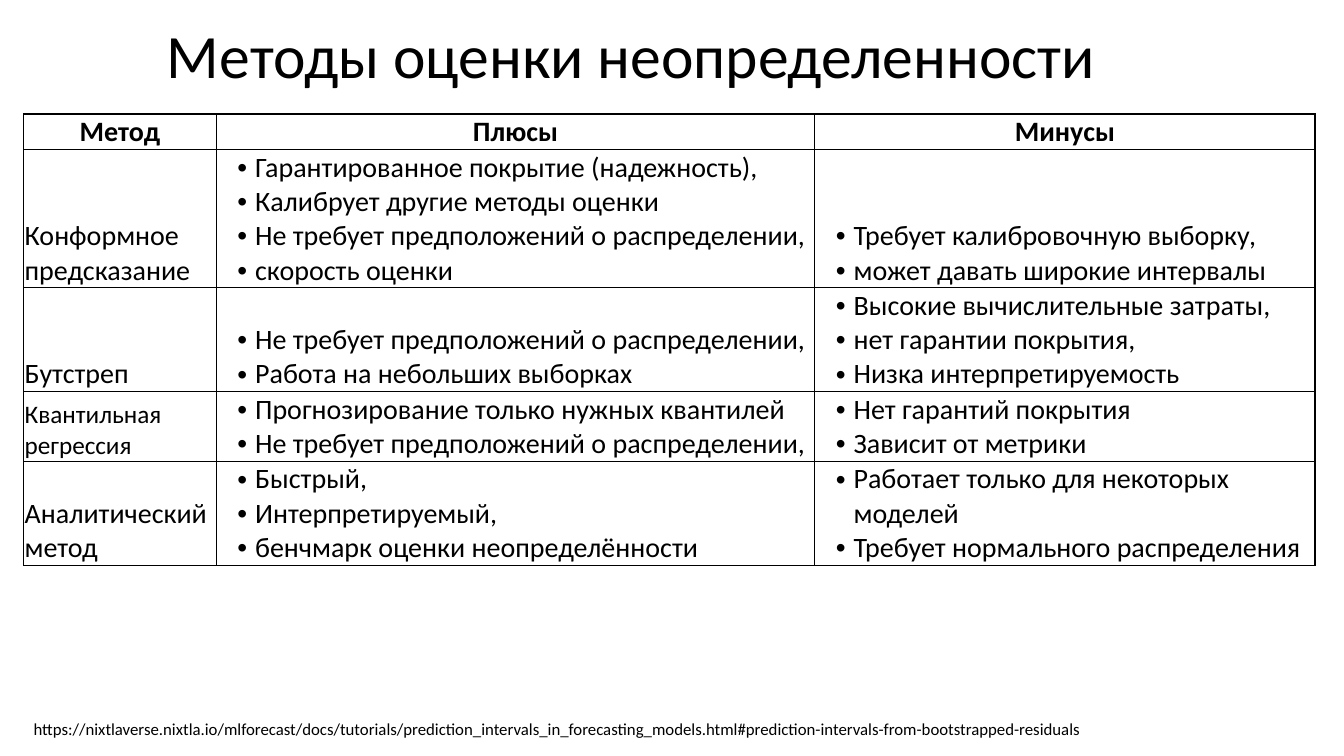
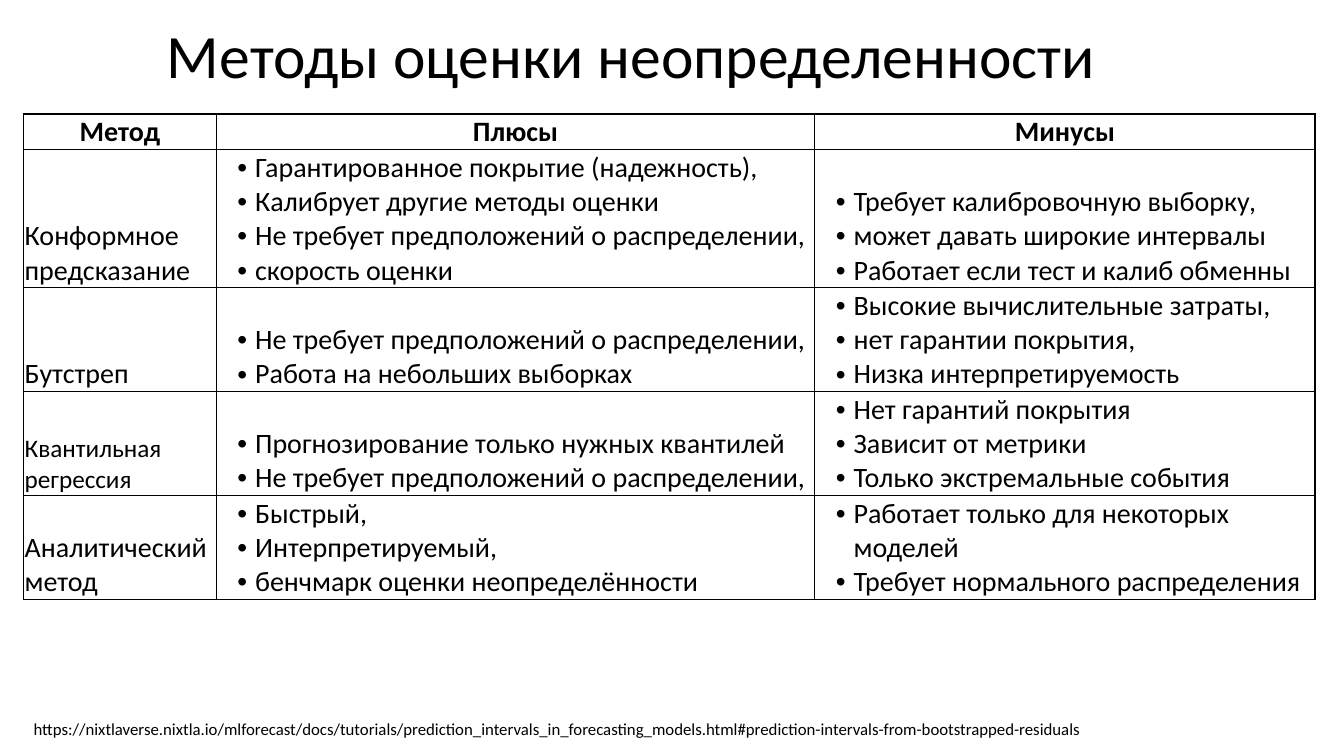
Before and after one commit to MVRonkin/TimeSeriesCourse, a slide deck: slide 21 of 2026/LEC/05-2 Оценка надежности предсказаний ВР.pptx (slide 20 before the commit). Drawn at 1344x756 pixels with LibreOffice and Linux fonts; fonts in the diff are those of the drawing. Boxes give left, top, right and bottom in pixels: in the first picture for what was removed or moved away, otherwise in the second. Text is boxed around its words. In the diff, an @@ line names an element or a change of style, - is before the commit and + after.

```diff
--- a/2026/LEC/05-2 Оценка надежности предсказаний ВР.pptx
+++ b/2026/LEC/05-2 Оценка надежности предсказаний ВР.pptx
@@ table at <box>23,114,1315,600</box> @@
-row 2, column 3: Требует калибровочную выборку, / может давать широкие интервалы
+row 2, column 3: Требует калибровочную выборку, / может давать широкие интервалы / Работает если тест и калиб обменны
-row 4, column 3: Нет гарантий покрытия / Зависит от метрики
+row 4, column 3: Нет гарантий покрытия / Зависит от метрики / Только экстремальные события
```
Also in this commit, not shown: 6 other slides changed, 2 slides added, 1 slide removed, 1 other file.
